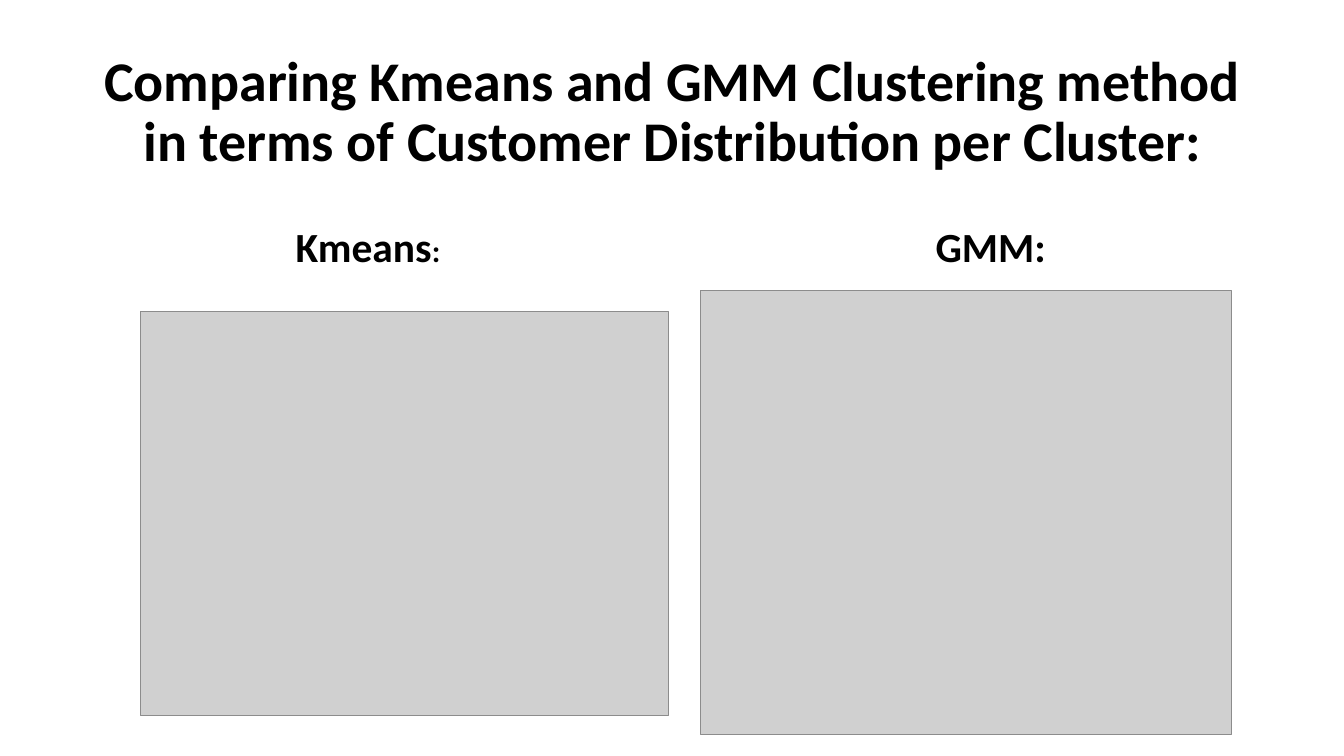
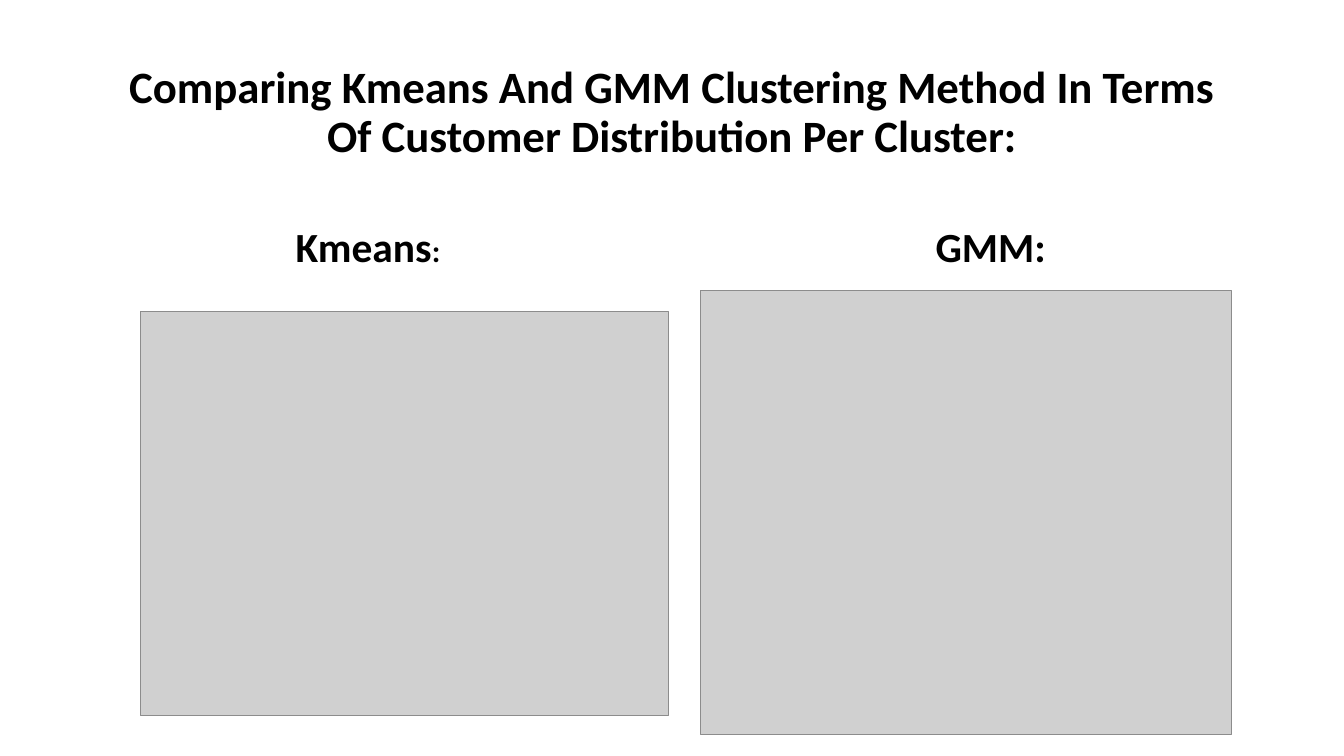
Before and after one commit to parichehrma/PariMa1, a slide deck: slide 34 of Customers Segmentation based on their Credit Card usage.pptx. Drawn at 1344x756 pixels with LibreOffice and Linux fonts; fonts in the diff are those of the drawing; grey boxes stand for pictures. Boxes give left, top, right and bottom in pixels: in the first picture for what was removed or moved away, otherwise in the second. Text is boxed around its words. In the diff, an @@ line names an element or a change of style, - is before the commit and + after.

```diff
--- a/Customers Segmentation based on their Credit Card usage.pptx
+++ b/Customers Segmentation based on their Credit Card usage.pptx
@@ title at [129,71,1214,153]: text changed; size 40 to 32 pt @@
-Comparing Kmeans and GMM Clustering method in terms of Customer Distribution per Cluster:
+Comparing Kmeans And GMM Clustering Method In Terms Of Customer Distribution Per Cluster:
```
Also in this commit, not shown: 28 other slides changed, 1 other file.
